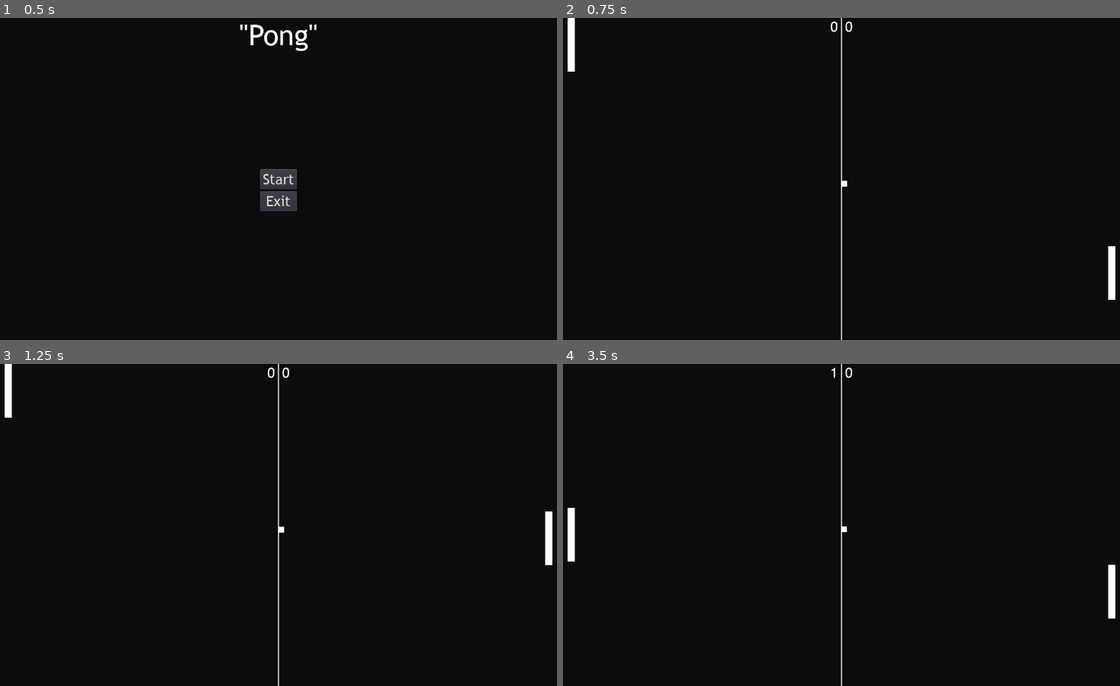
Above: before the commit, frames 1-4 (two rows, left to right).
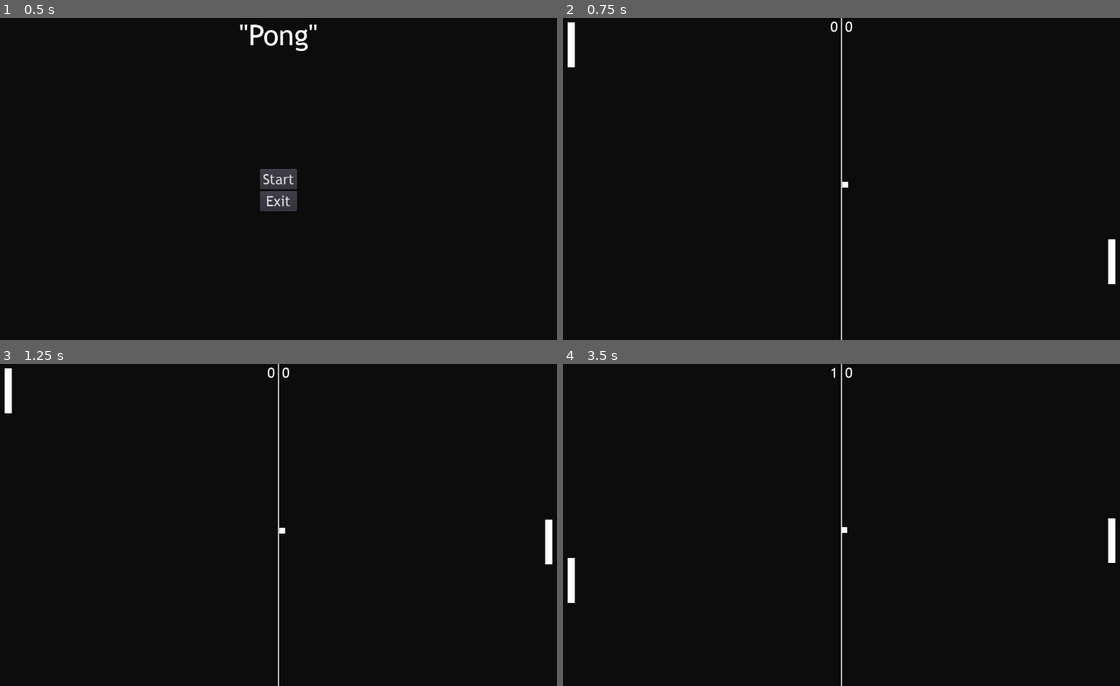
Above: after the commit, the same moments.

Repository: mndfq/pong-clone-practice
Game: Godot game, scene res://scenes/title.tscn
Same seed, same stepped clock (60 frames per second), same inputs: the game is played once before the commit and once after it.
Inputs:
- Up to frame 1 (0.5 s): no input
- Up to frame 2 (0.75 s): click "Start" at 0.5 s
- Up to frame 3 (1.25 s): no input
- Up to frame 4 (3.5 s): click "Start" at 1.25 s; hold Up (up) 2.03-2.78 s; hold Down (down) from 2.78 s (still down)

Frame 1 is identical in both runs. In frame 2, 0.2% of the frame differs, in the area x 0-100%, y 0-88%; in frame 3, 0.1%; in frame 4, 0.8%, in the area x 0-100%, y 44-80%.

Commit message:
Version 0.3
This might be the last version
small changes and improvements

Diff:
--- a/project.godot
+++ b/project.godot
@@ -13,7 +13,7 @@
 config/name="Pong"
 config/description="Pong Clone"
 run/main_scene="res://scenes/title.tscn"
-config/icon="res://white.png"
+config/icon="res://assets/white.png"
 
 [display]
 
--- a/scenes/Level.gd
+++ b/scenes/Level.gd
@@ -9,12 +9,14 @@
 func _on_left_body_entered(body):
 	$ball.position = Vector2(640,360)
 	p2score += 1
+	$AudioStreamPlayer.playing = true
 	$Timer.start()
 	get_tree().call_group('ballgroup', 'stop_ball')
 
 func _on_right_body_entered(body):
 	$ball.position = Vector2(640,360)
 	pscore += 1
+	$AudioStreamPlayer.playing = true
 	get_tree().call_group('ballgroup', 'stop_ball')
 	$Timer.start()
 func _process(delta):
--- a/scenes/Level.tscn
+++ b/scenes/Level.tscn
@@ -1,10 +1,11 @@
-[gd_scene load_steps=14 format=2]
+[gd_scene load_steps=15 format=2]
 
 [ext_resource path="res://scenes/Player.tscn" type="PackedScene" id=1]
 [ext_resource path="res://scenes/ball.tscn" type="PackedScene" id=2]
 [ext_resource path="res://scenes/Player2.tscn" type="PackedScene" id=3]
 [ext_resource path="res://scenes/Level.gd" type="Script" id=4]
-[ext_resource path="res://trebuc.ttf" type="DynamicFontData" id=5]
+[ext_resource path="res://assets/trebuc.ttf" type="DynamicFontData" id=5]
+[ext_resource path="res://assets/dood2.wav" type="AudioStream" id=6]
 
 [sub_resource type="DynamicFont" id=3]
 size = 32
@@ -132,6 +133,10 @@
 window_title = "Score Limit Reached"
 dialog_text = "You Lose!"
 
+[node name="AudioStreamPlayer" type="AudioStreamPlayer" parent="."]
+stream = ExtResource( 6 )
+volume_db = -15.0
+
 [connection signal="body_entered" from="left" to="." method="_on_left_body_entered"]
 [connection signal="body_entered" from="right" to="." method="_on_right_body_entered"]
 [connection signal="timeout" from="Timer" to="." method="_on_Timer_timeout"]
--- a/scenes/Player.gd
+++ b/scenes/Player.gd
@@ -1,6 +1,6 @@
 extends KinematicBody2D
 
-export(int) var SPEED = 460
+export(int) var SPEED = 620
 
 func _physics_process(delta):
 	var velocity = Vector2.ZERO
--- a/scenes/Player.tscn
+++ b/scenes/Player.tscn
@@ -1,6 +1,6 @@
 [gd_scene load_steps=4 format=2]
 
-[ext_resource path="res://white.png" type="Texture" id=1]
+[ext_resource path="res://assets/white.png" type="Texture" id=1]
 [ext_resource path="res://scenes/Player.gd" type="Script" id=2]
 
 [sub_resource type="RectangleShape2D" id=1]
@@ -8,7 +8,7 @@
 
 [node name="Player" type="KinematicBody2D"]
 position = Vector2( 36, 60 )
-scale = Vector2( 8, 6 )
+scale = Vector2( 8, 5 )
 script = ExtResource( 2 )
 __meta__ = {
 "_edit_group_": true
--- a/scenes/Player2.gd
+++ b/scenes/Player2.gd
@@ -1,6 +1,6 @@
 extends KinematicBody2D
 
-export(int) var SPEED = 490
+export(int) var SPEED = 630
 var ball
 
 func _ready():
--- a/scenes/Player2.tscn
+++ b/scenes/Player2.tscn
@@ -1,6 +1,6 @@
 [gd_scene load_steps=4 format=2]
 
-[ext_resource path="res://white.png" type="Texture" id=1]
+[ext_resource path="res://assets/white.png" type="Texture" id=1]
 [ext_resource path="res://scenes/Player2.gd" type="Script" id=2]
 
 [sub_resource type="RectangleShape2D" id=1]
@@ -8,7 +8,7 @@
 
 [node name="Player" type="KinematicBody2D"]
 position = Vector2( 36, 60 )
-scale = Vector2( 8, 6 )
+scale = Vector2( 8, 5 )
 script = ExtResource( 2 )
 __meta__ = {
 "_edit_group_": true
--- a/scenes/ball.gd
+++ b/scenes/ball.gd
@@ -1,5 +1,5 @@
 extends KinematicBody2D
-var SPEED = 420
+var SPEED = 500
 var velocity = Vector2.ZERO
 func _ready():
 	randomize()
@@ -13,7 +13,7 @@
 func stop_ball():
 	SPEED = 0
 func ball_reset():
-	SPEED = 350
+	SPEED = 420
 	randomize()
 	velocity.x = [-1, 1][randi() % 2]
 	velocity.y = [-1.6, 1.5][randi() % 2]
--- a/scenes/ball.tscn
+++ b/scenes/ball.tscn
@@ -1,8 +1,8 @@
 [gd_scene load_steps=5 format=2]
 
-[ext_resource path="res://white.png" type="Texture" id=1]
+[ext_resource path="res://assets/white.png" type="Texture" id=1]
 [ext_resource path="res://scenes/ball.gd" type="Script" id=2]
-[ext_resource path="res://dood.wav" type="AudioStream" id=3]
+[ext_resource path="res://assets/dood.wav" type="AudioStream" id=3]
 
 [sub_resource type="RectangleShape2D" id=1]
 extents = Vector2( 65, 65 )
--- a/scenes/title.tscn
+++ b/scenes/title.tscn
@@ -1,6 +1,6 @@
 [gd_scene load_steps=7 format=2]
 
-[ext_resource path="res://trebuc.ttf" type="DynamicFontData" id=1]
+[ext_resource path="res://assets/trebuc.ttf" type="DynamicFontData" id=1]
 [ext_resource path="res://scenes/title.gd" type="Script" id=2]
 
 [sub_resource type="DynamicFont" id=1]
Not shown, added: assets/dood.wav.import
Not shown, added: assets/dood2.wav.import
Binary file added: assets/trebuc.ttf
Binary file added: assets/white.png
Not shown, added: assets/dood.wav
Not shown, added: assets/dood2.wav
